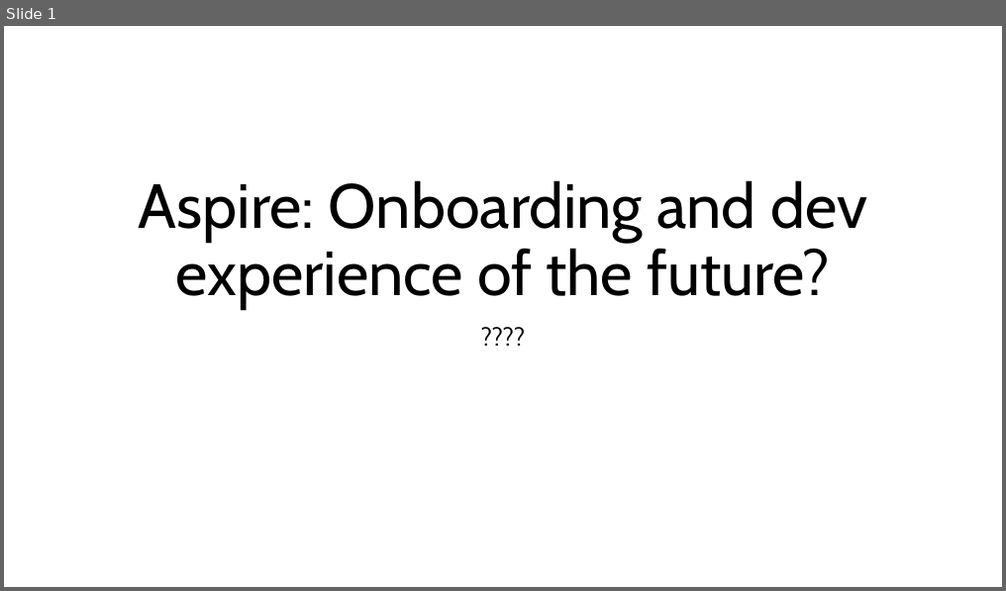
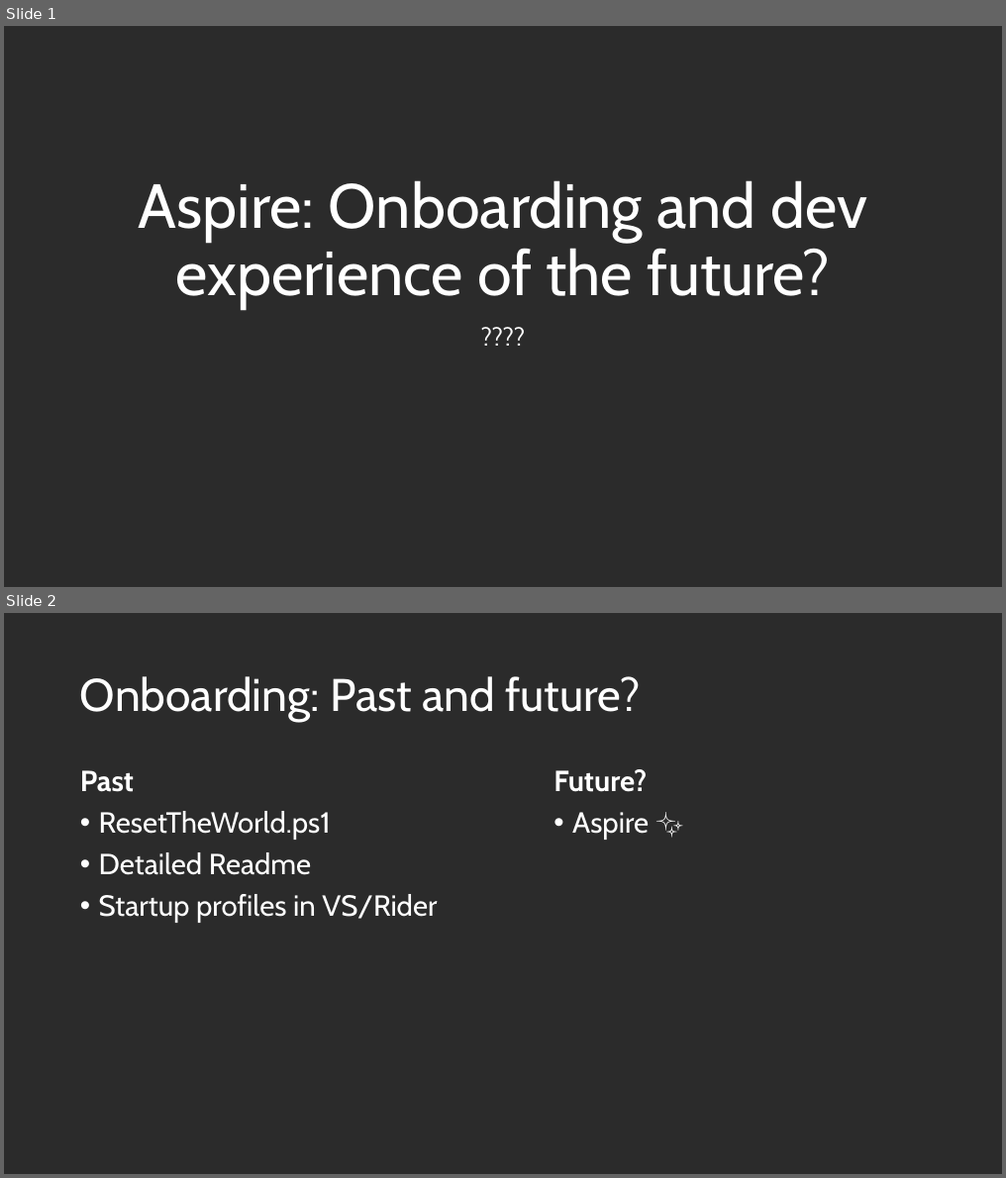
Before and after one commit to KFreon/Aspire-Onboarding-Talk, a slide deck: Aspire.pptx. Shown one above the other, each under a label of ours: slide 1 before the commit, slides 1 and 2 after it. The pictures are 1006x591 and 1006x1178 pixels, drawn with LibreOffice and Linux fonts; fonts in the diff are those of the drawing; background and template pictures are left out; a plain dark background stands for a picture behind light text. Boxes give left, top, right and bottom in pixels: in the first picture for what was removed or moved away, otherwise in the second. Text is boxed around its words. In the diff, an @@ line names an element or a change of style, - is before the commit and + after.

```diff
--- a/Aspire.pptx
+++ b/Aspire.pptx
@@ slide 2 added at bbox=[4, 613, 1002, 1174], background picture (left out) @@
@@ title added at bbox=[80, 676, 640, 722], 44 pt, text #FFFFFF @@
+Onboarding: Past and future?
@@ text added at bbox=[80, 770, 437, 923], 28 pt, text #FFFFFF @@
+Past
+• ResetTheWorld.ps1
+• Detailed Readme
+• Startup profiles in VS/Rider
@@ text added at bbox=[553, 769, 648, 840], 28 pt, text #FFFFFF, bold @@
+Future?
+• Aspire ✨
@@ slide 1 changed as well @@
@@ background #FFFFFF to picture (left out) @@
@@ title "Aspire: Onboarding and dev experience ..." at bbox=[139, 180, 867, 310]: text colour #000000 to #FFFFFF @@
@@ subtitle "????" at bbox=[129, 321, 877, 457]: text colour #000000 to #FFFFFF @@
```
Also in this commit, not shown: 8 other slides added.
